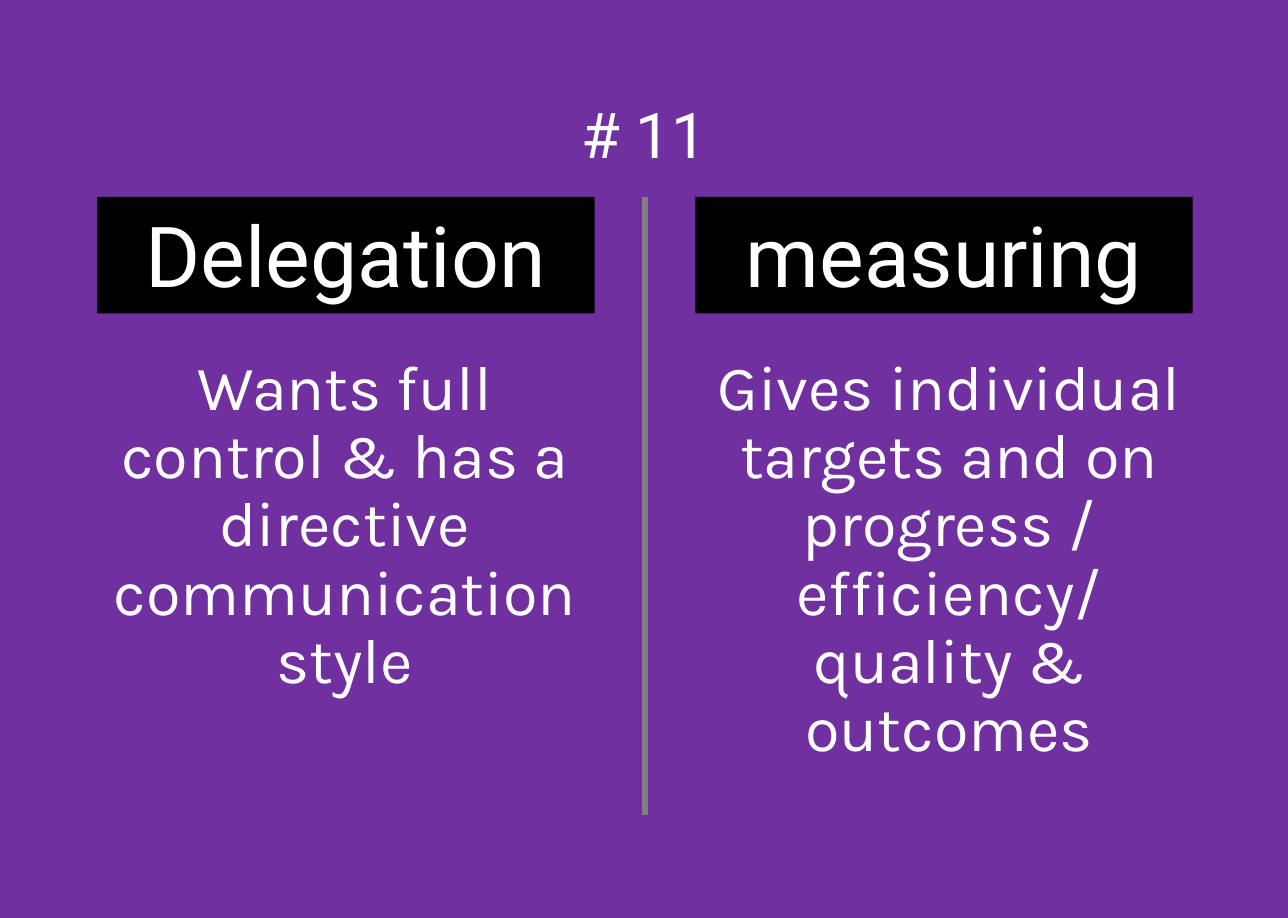
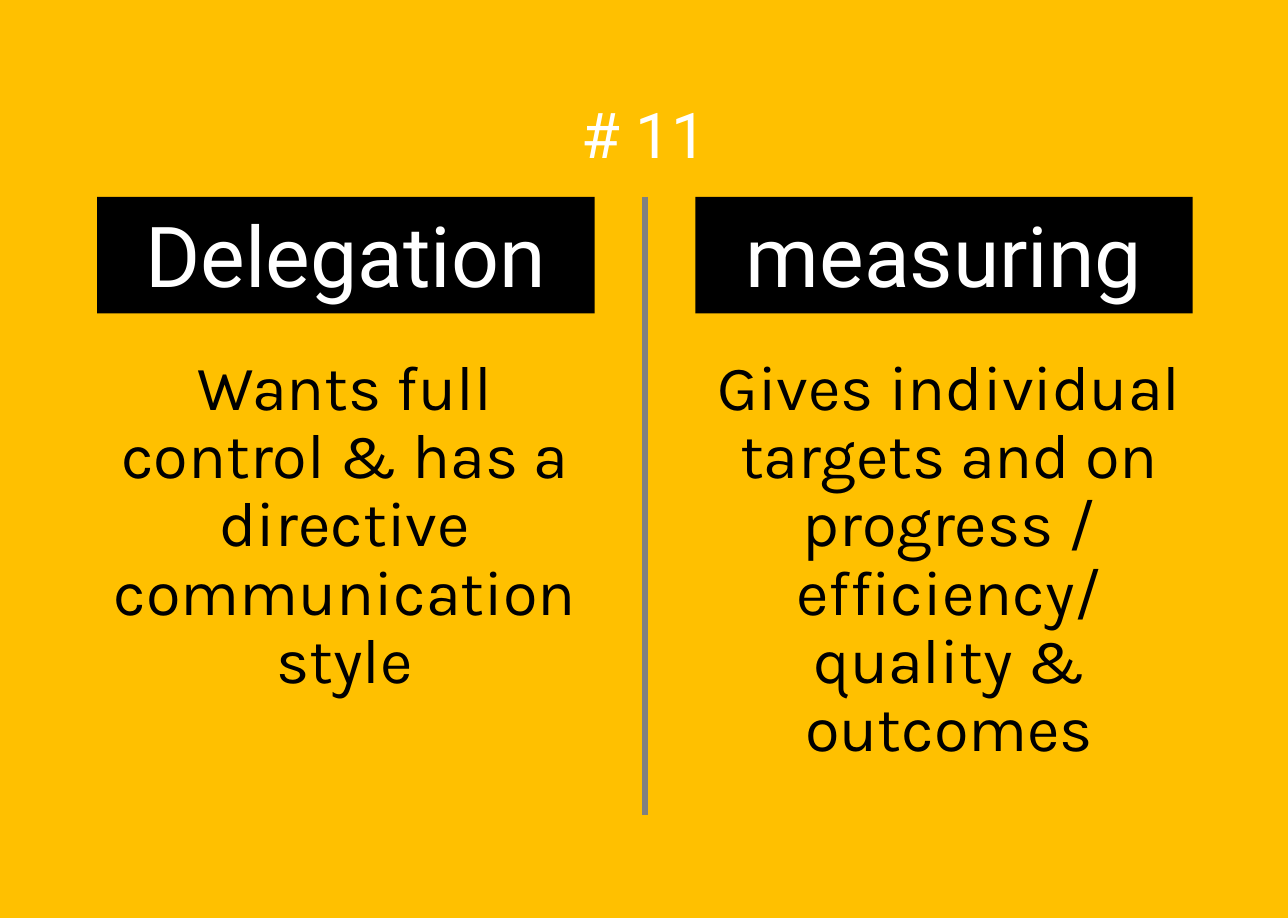
Before and after one commit to ScrumFacilitators/Exploring-Self-Management, a slide deck: slide 51 of Exploring Self-Management.pptx. Drawn at 1288x918 pixels with LibreOffice and Linux fonts; fonts in the diff are those of the drawing; background and template pictures are left out. Boxes give left, top, right and bottom in pixels: in the first picture for what was removed or moved away, otherwise in the second. Text is boxed around its words. In the diff, an @@ line names an element or a change of style, - is before the commit and + after.

Commit message:
Made it more colour blind friendly and this should fixes #1

```diff
--- a/Exploring Self-Management.pptx
+++ b/Exploring Self-Management.pptx
@@ background #7030A0 to #FFC000 @@
@@ text "Wants full control & has ..." at [114,366,576,698]: text colour #FFFFFF to #000000 @@
@@ text "Gives individual targets and on ..." at [718,366,1180,752]: text colour #FFFFFF to #000000 @@
```
Also in this commit, not shown: 16 other slides changed.
